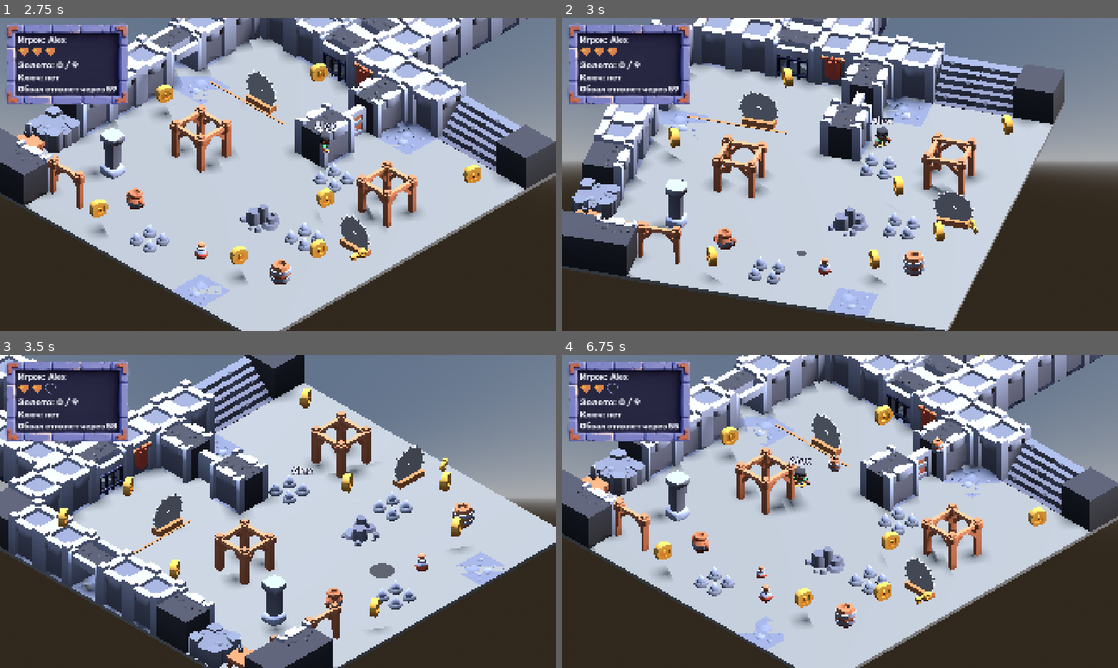
Above: before the commit, frames 1-4 (two rows, left to right).
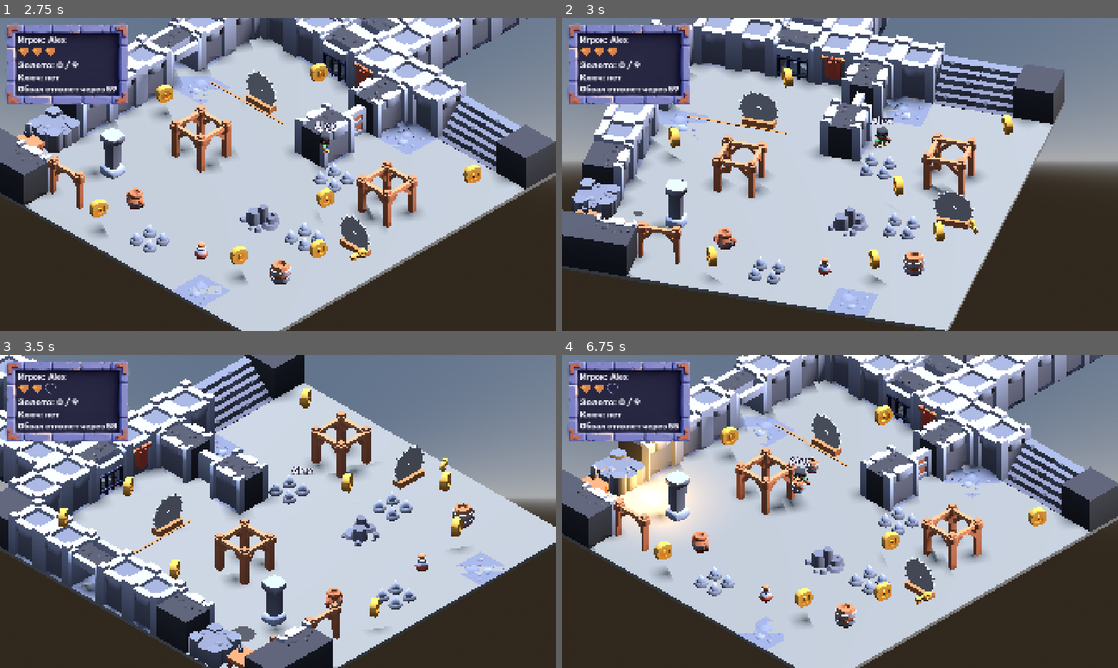
Above: after the commit, the same moments.

Repository: farikgg/godot_assignment
Game: Godot game, scene res://scenes/main_menu.tscn
Same seed, same stepped clock (60 frames per second), same inputs: the game is played once before the commit and once after it.
Inputs (mouse positions are in pixels of both pictures, inside the frame that each line leads up to):
- Up to frame 1 (2.75 s): click (278, 177) at 0.52 s; type "Alex" at 0.6 s; click "Спуститься" at 1.25 s; hold D (move_right) from 2.03 s (still down); hold J (attack) from 2.03 s (still down); tap Space (jump) at 2.27 s
- Up to frame 2 (3 s): release D (move_right) at 2.78 s; release J (attack) at 2.78 s; hold S (move_back) from 2.78 s (still down); tap Left (camera_left) at 2.85 s
- Up to frame 3 (3.5 s): keep holding S (move_back); tap Space (jump) at 3.02 s
- Up to frame 4 (6.75 s): release S (move_back) at 3.53 s; hold D (move_right) 3.53-4.28 s; hold Right (camera_right) 3.53-4.28 s; hold W (move_forward) 4.28-5.03 s; tap J (attack) at 4.35 s; tap Space (jump) at 4.52, 5.27, 6.02 s; hold Left (camera_left) 5.03-5.78 s; hold A (move_left) 5.03-6.53 s; tap Right (camera_right) at 5.85 s; hold S (move_back) from 6.53 s (still down); hold J (attack) from 6.53 s (still down)

Frame 1 is identical in both runs. In frame 2, less than 0.1% of the frame differs, in the area x 12-44%, y 61-76%; in frame 3, 0.3%; in frame 4, 3.7%, in the area x 4-69%, y 22-72%.

Commit message:
Spawner: weighted hazard choice
spawn_weights: Array[float] parallel to hazard_scenes, picked with
RandomNumberGenerator.rand_weighted. Empty list, length mismatch,
negative weight or a zero sum -> push_error, the timer never starts and
spawn_one() returns false. Map defaults (spawner.tscn): powder keg 1.0,
rock 0.0, potion 0.0; Rock and Potion stay in the code.
test_a6: weights 1/0/0 spawn only BombHazard; mismatched lengths report
an error and leave the spawner idle.

Co-Authored-By: Claude Opus 5.5 <noreply@anthropic.com>

Diff:
--- a/scenes/systems/spawner.tscn
+++ b/scenes/systems/spawner.tscn
@@ -7,4 +7,5 @@
 
 [node name="Spawner" type="Node3D"]
 script = ExtResource("1_script")
-hazard_scenes = Array[PackedScene]([ExtResource("2_rock"), ExtResource("2_rock"), ExtResource("3_bomb"), ExtResource("4_potion")])
+hazard_scenes = Array[PackedScene]([ExtResource("3_bomb"), ExtResource("2_rock"), ExtResource("4_potion")])
+spawn_weights = Array[float]([1.0, 0.0, 0.0])
--- a/scripts/spawner.gd
+++ b/scripts/spawner.gd
@@ -1,8 +1,10 @@
 extends Node3D
 ## Cave-in: every `interval` seconds a shadow grows on the floor, then a hazard drops from the ceiling.
 
-## Any scenes whose root extends Hazard; repeat a scene to make it more likely.
+## Any scenes whose root extends Hazard.
 @export var hazard_scenes: Array[PackedScene] = []
+## Relative chance of each entry in hazard_scenes (same length, sum > 0; 0 = never).
+@export var spawn_weights: Array[float] = []
 @export var interval: float = 1.5
 ## Drop height above the spawner (under the ceiling), metres.
 @export var spawn_height: float = 6.0
@@ -21,17 +23,19 @@
 var _pending: int = 0
 var _shadow_mesh: CylinderMesh
 var _rumble: AudioStream
+var _weights := PackedFloat32Array()
+var _valid: bool = false
 
 func _ready() -> void:
 	_rng.randomize()
-	if hazard_scenes.is_empty():
-		push_error("Spawner: hazard_scenes is empty")
+	_valid = _validate_weights()
 	_shadow_mesh = _make_shadow_mesh()
 	_rumble = Sfx.load_stream(rumble_sound_path)
 	# InvokeRepeating: a looping Timer that stops while the tree is paused
 	_timer = Timer.new()
 	_timer.wait_time = interval
-	_timer.autostart = true
+	# a broken weight table stops the spawner instead of picking garbage
+	_timer.autostart = _valid
 	_timer.timeout.connect(spawn_one)
 	add_child(_timer)
 
@@ -39,11 +43,14 @@
 func alive_count() -> int:
 	return get_tree().get_nodes_in_group("hazard").size() + _pending
 
-## Starts a telegraphed drop; false when the limit is reached.
+func is_valid() -> bool:
+	return _valid
+
+## Starts a telegraphed drop; false when the limit is reached or the setup is broken.
 func spawn_one() -> bool:
-	if hazard_scenes.is_empty() or alive_count() >= max_alive:
+	if not _valid or alive_count() >= max_alive:
 		return false
-	var scene: PackedScene = hazard_scenes[_rng.randi_range(0, hazard_scenes.size() - 1)]
+	var scene: PackedScene = hazard_scenes[_rng.rand_weighted(_weights)]
 	if scene == null:
 		push_error("Spawner: empty slot in hazard_scenes")
 		return false
@@ -100,3 +107,22 @@
 	mesh.radial_segments = 32
 	mesh.material = material
 	return mesh
+
+func _validate_weights() -> bool:
+	if hazard_scenes.is_empty():
+		push_error("Spawner: hazard_scenes is empty, spawner stopped")
+		return false
+	if spawn_weights.size() != hazard_scenes.size():
+		push_error("Spawner: %d weights for %d scenes, spawner stopped" % [spawn_weights.size(), hazard_scenes.size()])
+		return false
+	var total: float = 0.0
+	for weight in spawn_weights:
+		if weight < 0.0:
+			push_error("Spawner: negative weight %s, spawner stopped" % weight)
+			return false
+		total += weight
+	if total <= 0.0:
+		push_error("Spawner: spawn weights sum to 0, spawner stopped")
+		return false
+	_weights = PackedFloat32Array(spawn_weights)
+	return true
--- a/tools/test_a6.gd
+++ b/tools/test_a6.gd
@@ -107,6 +107,7 @@
 	var spawner := Node3D.new()
 	spawner.set_script(load(SPAWNER_SCRIPT))
 	spawner.set("hazard_scenes", [load(HAZARD_SCENES["Rock"]) as PackedScene] as Array[PackedScene])
+	spawner.set("spawn_weights", [1.0] as Array[float])
 	spawner.set("max_alive", 3)
 	spawner.set("interval", 100.0)
 	spawner.set("telegraph_time", 0.2)
@@ -123,6 +124,51 @@
 	_check("spawner respects max_alive (telegraphed drops count)", started == 3 and pending == 3 and alive == 3,
 		"started=%d pending=%d alive=%d (max 3)" % [started, pending, alive])
 	world.queue_free()
+	await process_frame
+	await _test_spawn_weights()
+
+func _make_spawner(world: Node3D, scenes: Array[PackedScene], weights: Array[float]) -> Node3D:
+	var spawner := Node3D.new()
+	spawner.set_script(load(SPAWNER_SCRIPT))
+	spawner.set("hazard_scenes", scenes)
+	spawner.set("spawn_weights", weights)
+	spawner.set("max_alive", 50)
+	spawner.set("interval", 100.0)
+	spawner.set("telegraph_time", 0.05)
+	spawner.set("rumble_sound_path", "")
+	world.add_child(spawner)
+	return spawner
+
+func _test_spawn_weights() -> void:
+	var scenes: Array[PackedScene] = [
+		load(HAZARD_SCENES["BombHazard"]) as PackedScene,
+		load(HAZARD_SCENES["Rock"]) as PackedScene,
+		load(HAZARD_SCENES["Potion"]) as PackedScene,
+	]
+	var world := Node3D.new()
+	root.add_child(world)
+	var spawner: Node3D = _make_spawner(world, scenes, [1.0, 0.0, 0.0] as Array[float])
+	await process_frame
+	for i in 12:
+		spawner.call("spawn_one")
+	await create_timer(0.3).timeout
+	var kinds: Dictionary = {}
+	for hazard in get_nodes_in_group("hazard"):
+		kinds[(hazard.get_script() as Script).get_global_name()] = true
+	_check("weights 1/0/0 spawn only powder kegs", kinds.keys() == [&"BombHazard"], "spawned kinds=%s" % [kinds.keys()])
+	world.queue_free()
+	await process_frame
+
+	# a broken table is reported and the spawner stays idle (the ERROR line below is expected)
+	print("  (expected ERROR: 2 weights for 3 scenes)")
+	var broken_world := Node3D.new()
+	root.add_child(broken_world)
+	var broken: Node3D = _make_spawner(broken_world, scenes, [1.0, 0.0] as Array[float])
+	await process_frame
+	var started: bool = broken.call("spawn_one")
+	_check("mismatched weights stop the spawner without crashing", not broken.call("is_valid") and not started,
+		"valid=%s spawn_one=%s" % [broken.call("is_valid"), started])
+	broken_world.queue_free()
 	await process_frame
 
 func _test_slash() -> void:
